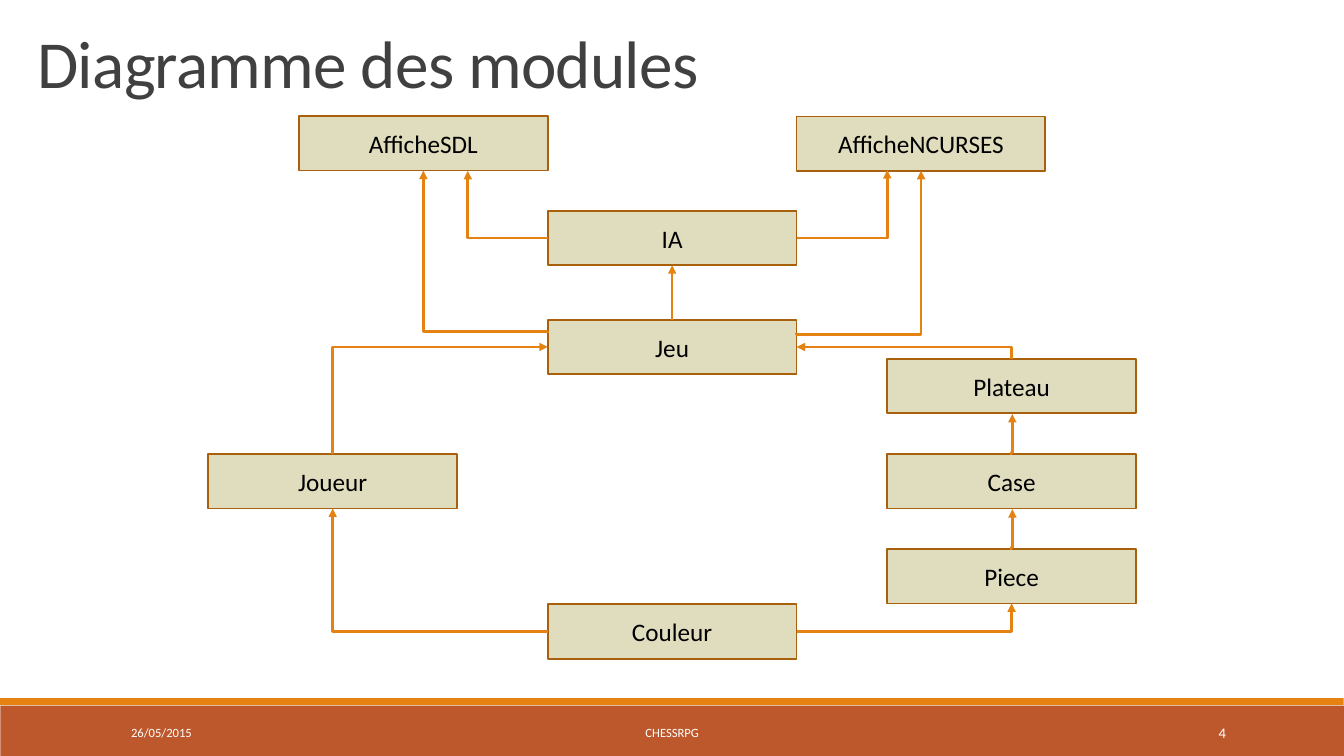
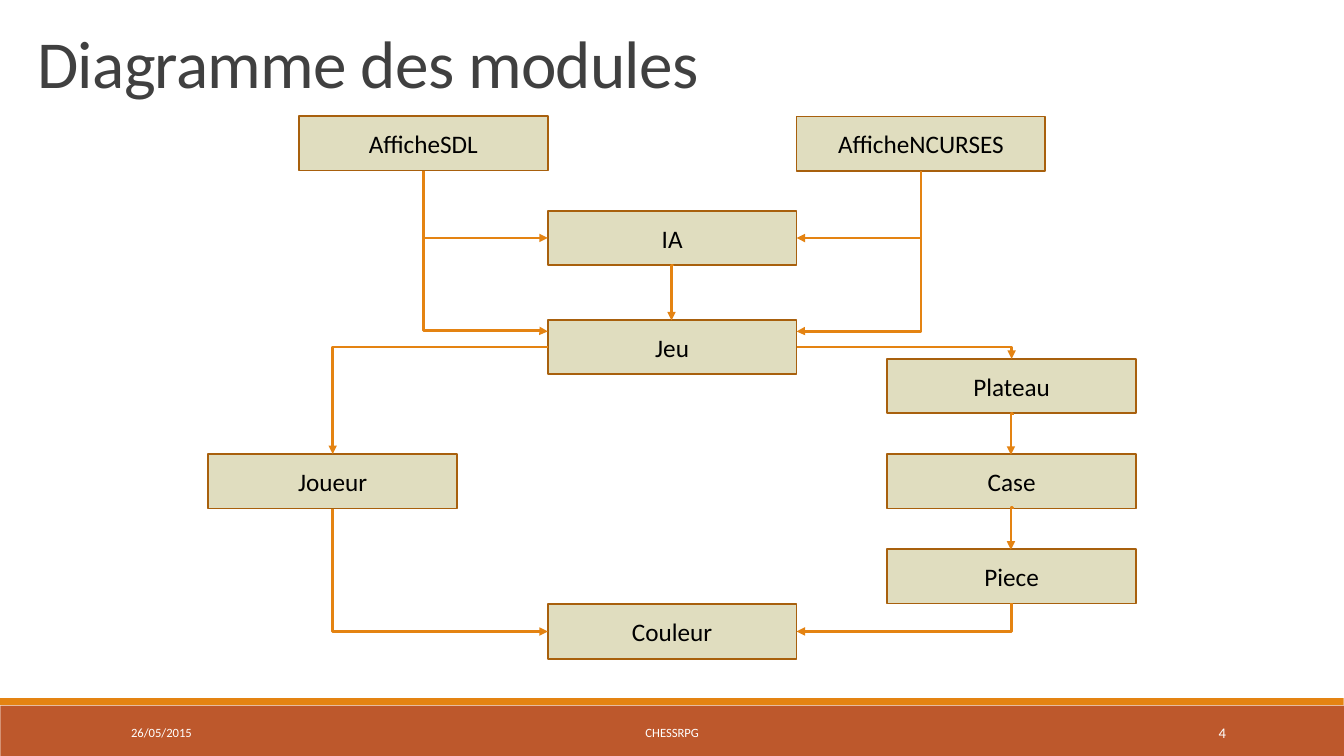
Before and after one commit to chessRPG/master, a slide deck: slide 4 of ChessRPG-présentation.pptx. Drawn at 1344x756 pixels with LibreOffice and Linux fonts; fonts in the diff are those of the drawing. Boxes give left, top, right and bottom in pixels: in the first picture for what was removed or moved away, otherwise in the second. Text is boxed around its words. In the diff, an @@ line names an element or a change of style, - is before the commit and + after.

Commit message:
pp

```diff
--- a/ChessRPG-présentation.pptx
+++ b/ChessRPG-présentation.pptx
@@ elbow arrow moved from (547, 238) - (468, 171) to (423, 170) - (547, 238) @@
@@ elbow arrow moved from (797, 238) - (887, 170) to (922, 171) - (797, 238) @@
@@ elbow arrow added from (674, 266) to (671, 321), #E48312 2 pt @@
@@ arrow removed from (673, 320) to (673, 265) @@
@@ 8 elbow arrows: place and size @@
-8 elbow arrows at (333, 170, 1012, 631)
+8 elbow arrows at (333, 170, 1012, 631)
```
Also in this commit, not shown: 1 other slide changed.
